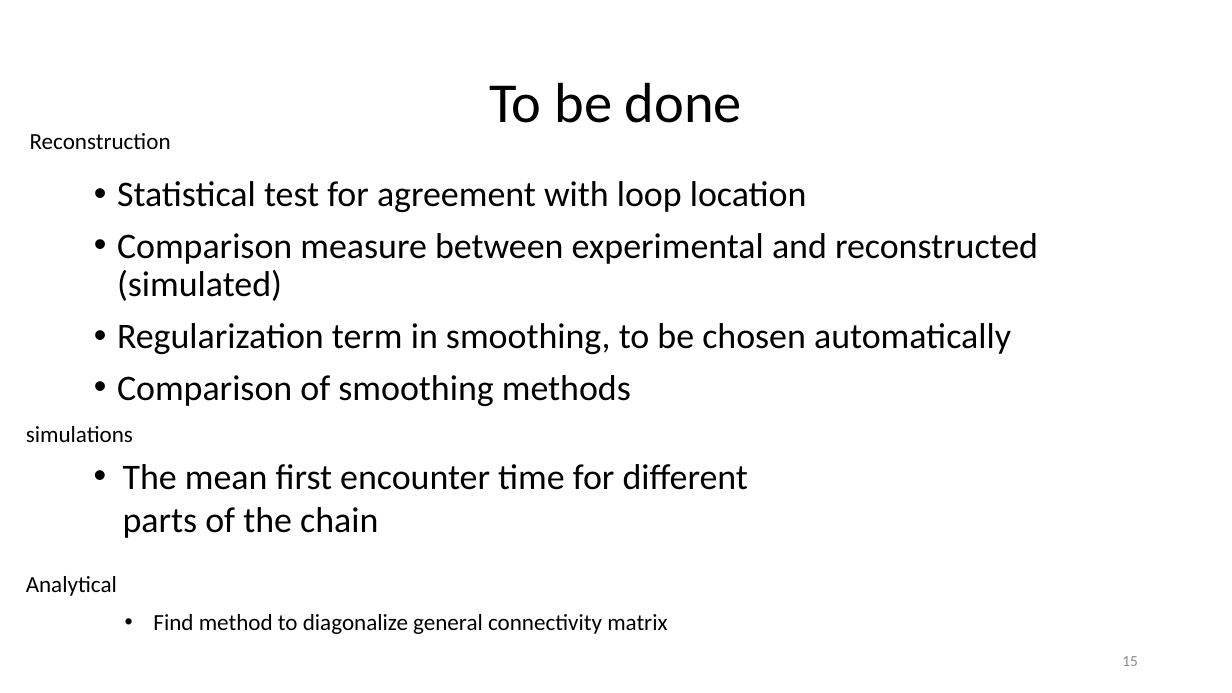
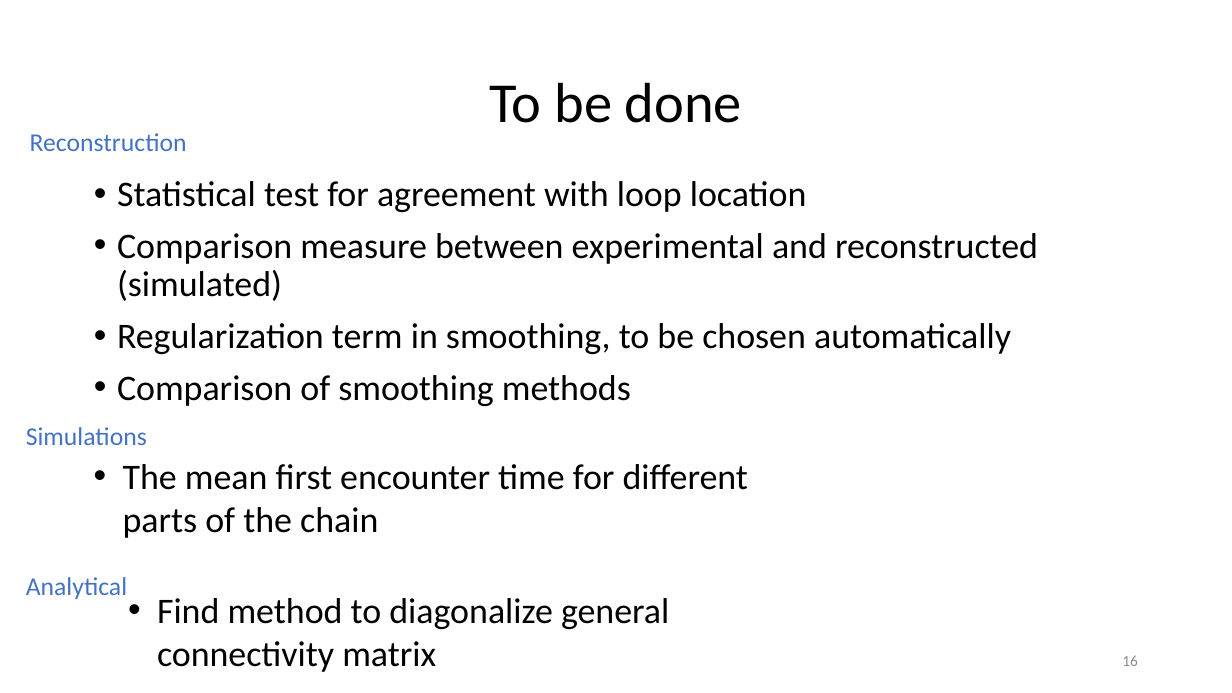
Before and after one commit to zhaENS/Project, a slide deck: slide 16 of Documents/lab Meetings/24-03-15/Polymer Reconstruction Using the HiC Experiments.pptx (slide 15 before the commit). Drawn at 1232x693 pixels with LibreOffice and Linux fonts; fonts in the diff are those of the drawing. Boxes give left, top, right and bottom in pixels: in the first picture for what was removed or moved away, otherwise in the second. Text is boxed around its words. In the diff, an @@ line names an element or a change of style, - is before the commit and + after.

```diff
--- a/Documents/lab Meetings/24-03-15/Polymer Reconstruction Using the HiC Experiments.pptx
+++ b/Documents/lab Meetings/24-03-15/Polymer Reconstruction Using the HiC Experiments.pptx
@@ text "Reconstruction" at box(30, 133, 187, 151): size 18 to 20 pt, text colour #000000 to #4472C4 @@
@@ text at box(26, 427, 147, 445): text changed; size 18 to 20 pt; text colour #000000 to #4472C4 @@
-simulations
+Simulations
@@ text "Analytical" at box(26, 577, 127, 599): size 18 to 20 pt, text colour #000000 to #4472C4 @@
@@ text "Find method to diagonalize general ...": place and size @@
-text "Find method to diagonalize general ..." at box(153, 614, 667, 634)
+text "Find method to diagonalize general ..." at box(157, 598, 669, 672)
@@ text "Find method to diagonalize general ..." at box(157, 598, 669, 672): size 18 to 28 pt @@
@@ page number at box(1122, 655, 1138, 666): text changed @@
-15
+16
```
Also in this commit, not shown: 10 other slides changed, 2 slides added, 8 other files.
